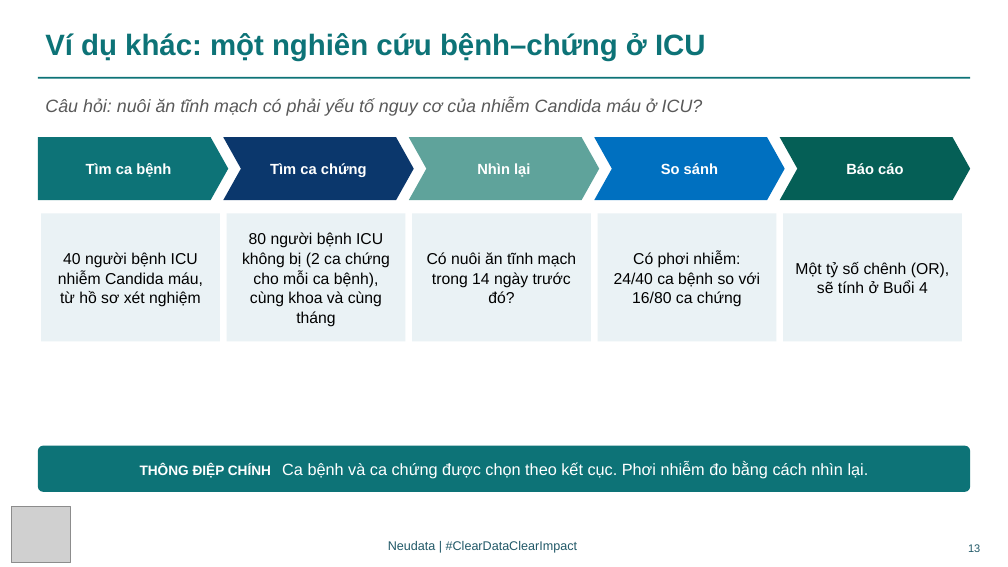
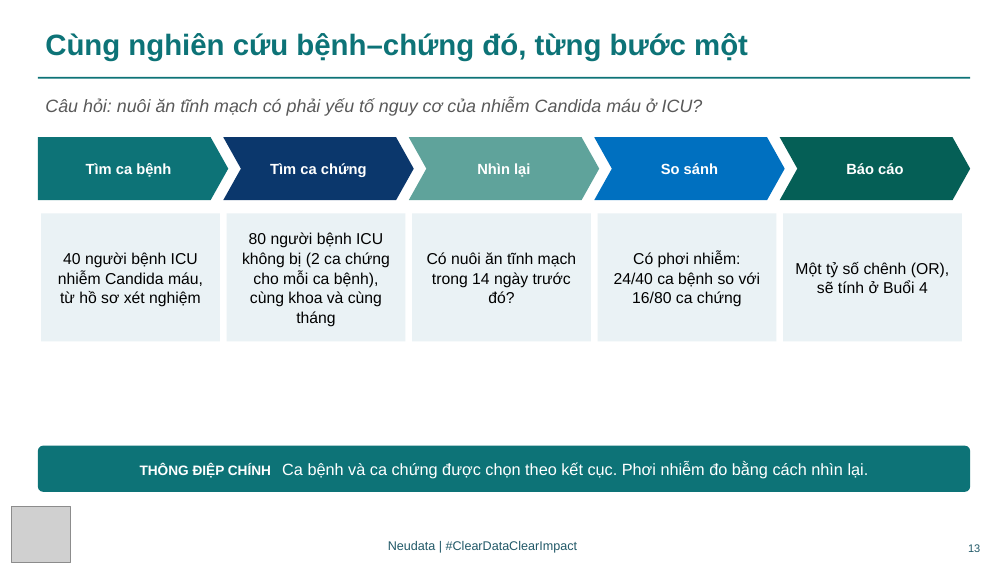
Before and after one commit to neu-data/FoundationsofClinicalResearch, a slide deck: slide 13 of vi/files/slides/Session_3_VN.pptx. Drawn at 1008x567 pixels with LibreOffice and Linux fonts; fonts in the diff are those of the drawing; grey boxes stand for pictures. Boxes give left, top, right and bottom in pixels: in the first picture for what was removed or moved away, otherwise in the second. Text is boxed around its words. In the diff, an @@ line names an element or a change of style, - is before the commit and + after.

Commit message:
Rebuild site for course v3.15 (registry wording, Lectures 3 to 5 fixes)

```diff
--- a/vi/files/slides/Session_3_VN.pptx
+++ b/vi/files/slides/Session_3_VN.pptx
@@ text at (45, 33, 748, 61): text changed @@
-Ví dụ khác: một nghiên cứu bệnh–chứng ở ICU
+Cùng nghiên cứu bệnh–chứng đó, từng bước một
```
Also in this commit, not shown: 4 other slides changed, 44 other files.
